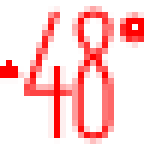
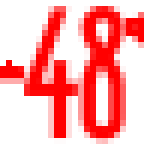
Layers edited between the first and the second 144 × 144 image:
painted on "Tulpen One" over 0, 6, 144, 144
